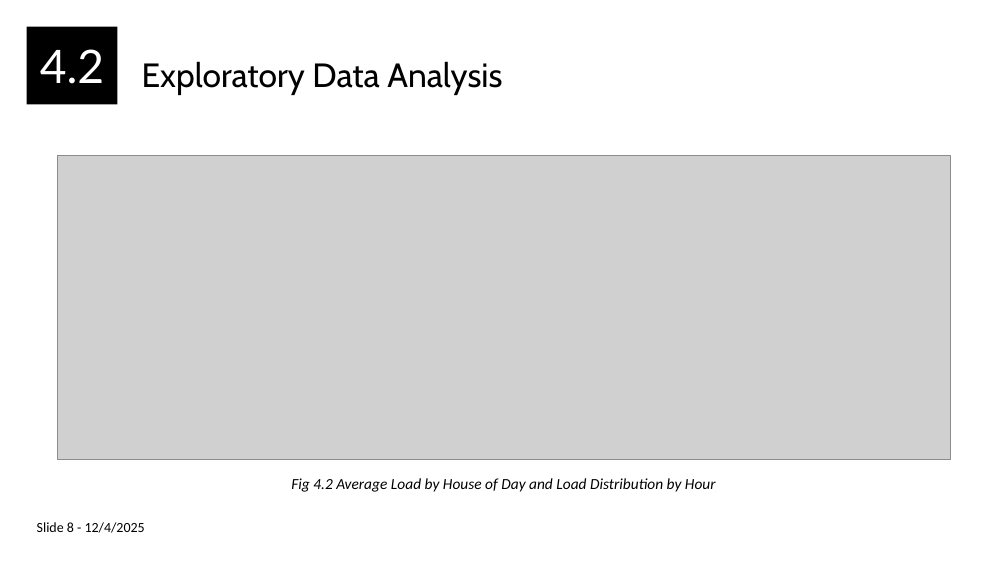
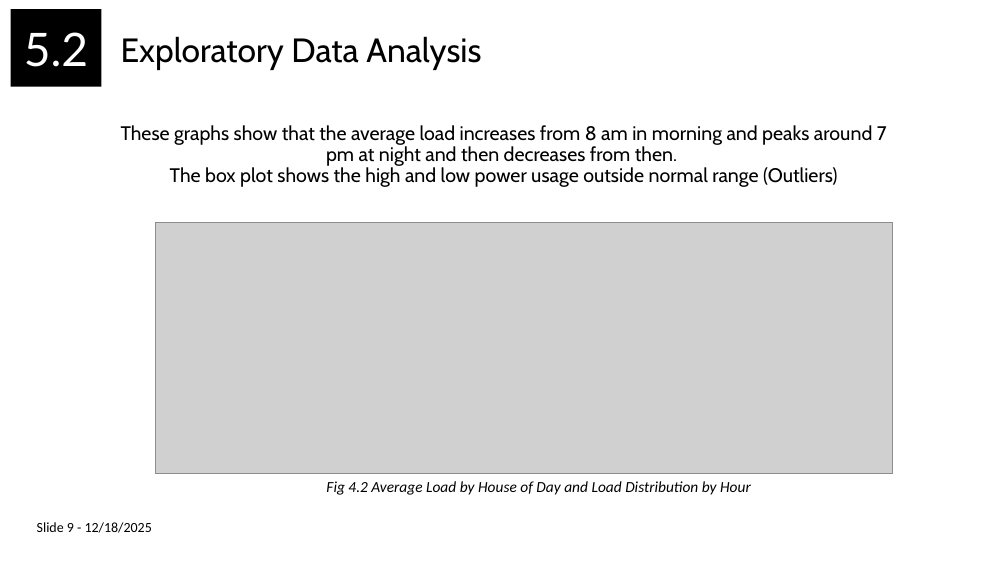
Before and after one commit to haitomnsg/feeder, a slide deck: slide 12 of documentation/MW Load Presenation Final.pptx (slide 10 before the commit). Drawn at 1008x567 pixels with LibreOffice and Linux fonts; fonts in the diff are those of the drawing; grey boxes stand for pictures. Boxes give left, top, right and bottom in pixels: in the first picture for what was removed or moved away, otherwise in the second. Text is boxed around its words. In the diff, an @@ line names an element or a change of style, - is before the commit and + after.

```diff
--- a/documentation/MW Load Presenation Final.pptx
+++ b/documentation/MW Load Presenation Final.pptx
@@ rectangle "5.2": place and size @@
-rectangle "5.2" at <box>26,26,117,104</box>
+rectangle "5.2" at <box>11,9,102,87</box>
@@ title "Exploratory Data Analysis": place and size @@
-title "Exploratory Data Analysis" at <box>142,61,502,95</box>
+title "Exploratory Data Analysis" at <box>121,36,481,70</box>
@@ text in rectangle at <box>24,32,88,67</box>: text changed @@
-4.2
+5.2
@@ subtitle added at <box>121,125,887,187</box>, 14 pt, text #000000 @@
+These graphs show that the average load increases from 8 am in morning and peaks around 7 pm at night and then decreases from then.
+The box plot shows the high and low power usage outside normal range (Outliers)
@@ picture: place and size @@
-picture at <box>57,155,950,460</box>
+picture at <box>155,222,893,474</box>
@@ text "Fig 4.2 Average Load by ...": place and size @@
-text "Fig 4.2 Average Load by ..." at <box>291,478,716,492</box>
+text "Fig 4.2 Average Load by ..." at <box>326,481,751,495</box>
@@ text at <box>37,522,152,533</box>: text changed @@
-Slide 8 - 12/4/2025
+Slide 9 - 12/18/2025
```
Also in this commit, not shown: 16 other slides changed, 7 slides added, 4 slides removed, 3 other files.
